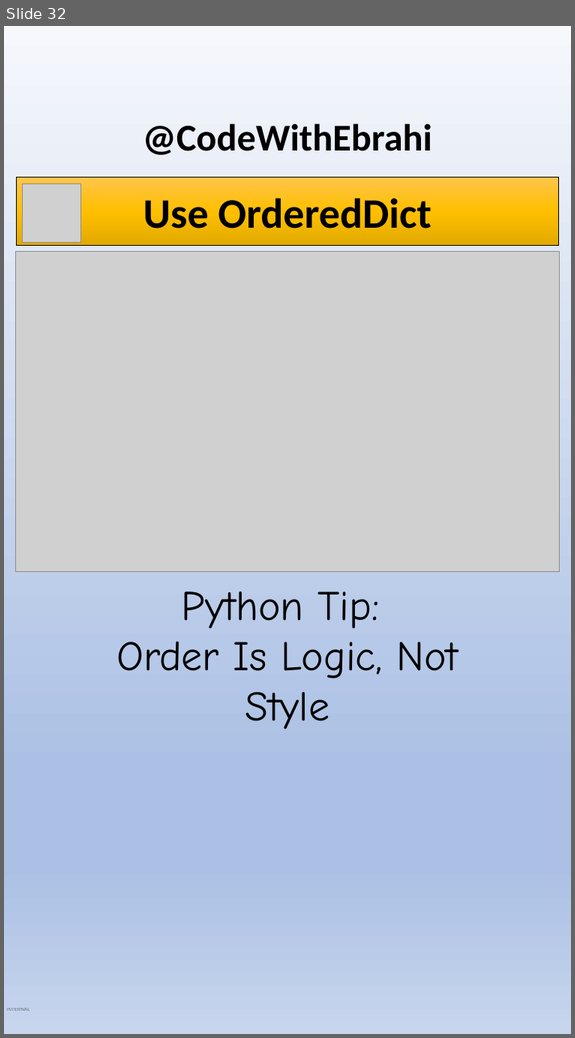
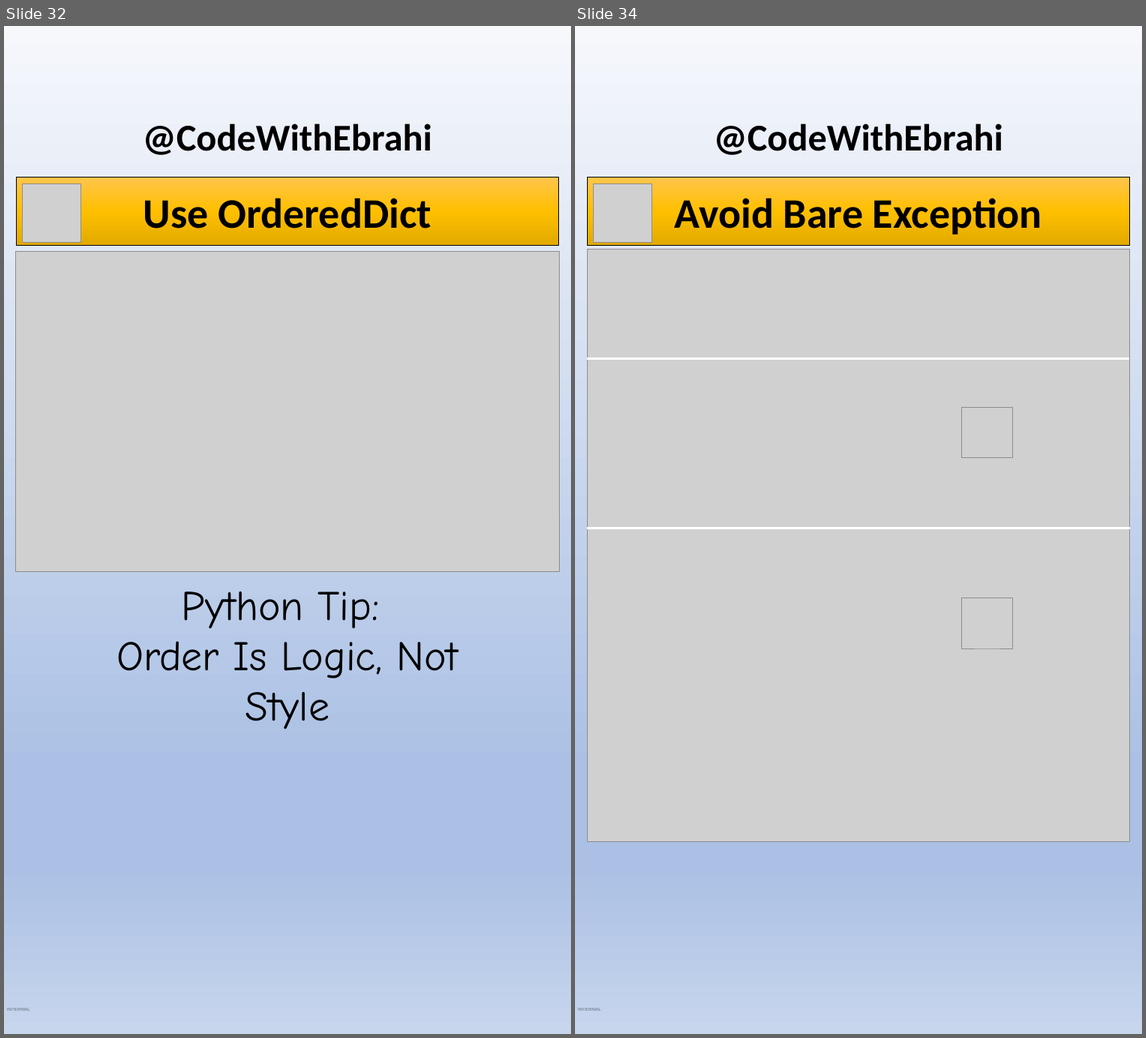
Before and after one commit to ebrahimsalehi1/python_codes, a slide deck: assets/shorts.pptx. Shown side by side, each under a label of ours: slide 32 before the commit, slides 32 and 34 after it; the slides between them are not shown. The pictures are 575x1038 and 1146x1038 pixels, drawn with LibreOffice and Linux fonts; fonts in the diff are those of the drawing; grey boxes stand for pictures; background and template pictures are left out. Boxes give left, top, right and bottom in pixels: in the first picture for what was removed or moved away, otherwise in the second. Text is boxed around its words. In the diff, an @@ line names an element or a change of style, - is before the commit and + after.

```diff
--- a/assets/shorts.pptx
+++ b/assets/shorts.pptx
@@ slide 34 added at bbox=[575, 26, 1142, 1034], background gradient #F6F8FC to #ABC0E4 to #C7D5ED; not listed: 2 template elements that a slide beside it also shows @@
@@ rectangle added at bbox=[587, 178, 1129, 245], fill gradient #FFC64B to #FFC000 to #E3AB00, outline #000000 0.5 pt, 60 pt, text #000000, bold @@
+Avoid Bare Exception
@@ picture added at bbox=[593, 184, 651, 242] @@
@@ picture added at bbox=[587, 249, 1129, 841] @@
@@ line added from (587, 359) to (1129, 359), #FFFFFF 3 pt @@
@@ picture added at bbox=[962, 407, 1012, 457] @@
@@ line added from (587, 528) to (1129, 528), #FFFFFF 3 pt @@
@@ picture added at bbox=[962, 598, 1012, 648] @@
```
Also in this commit, not shown: 1 other slide added, 22 other files.
